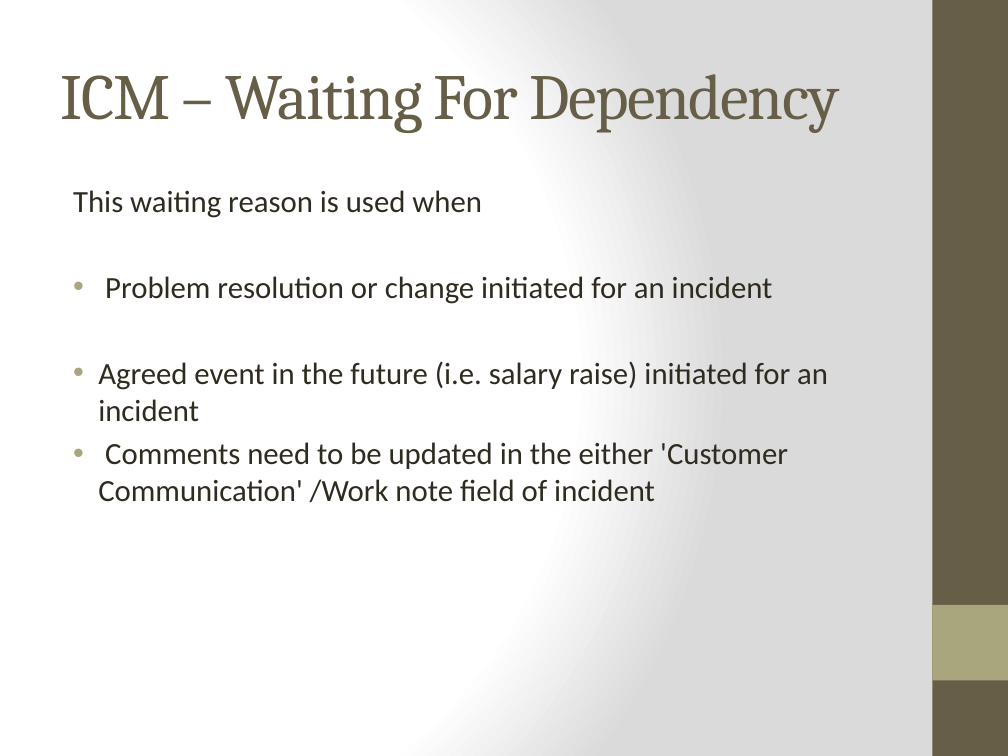
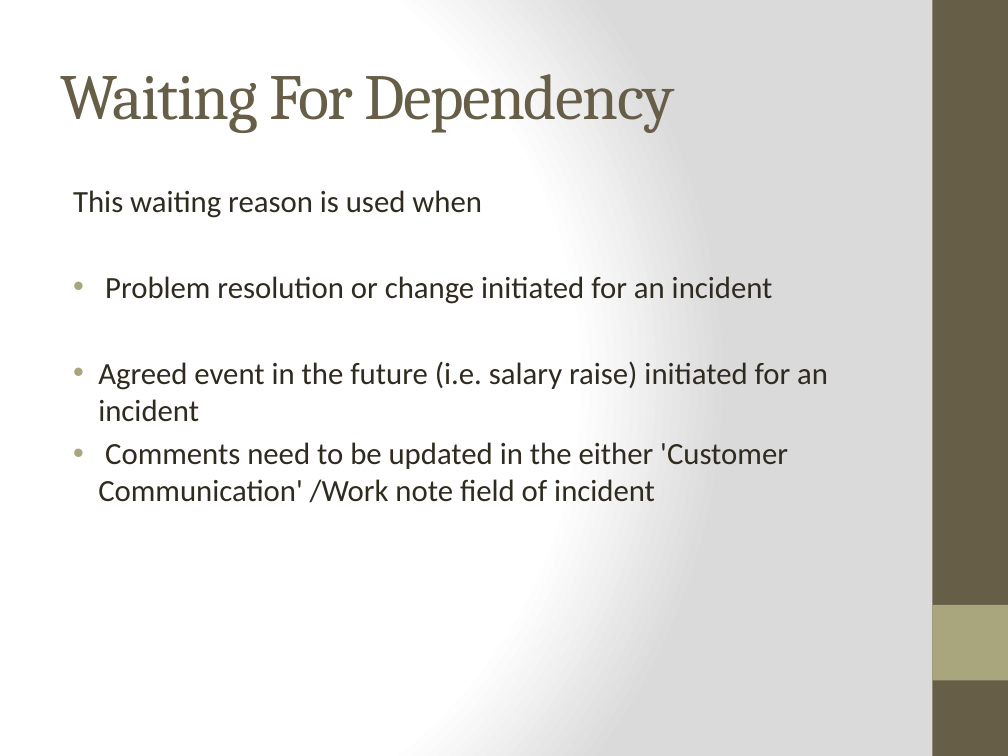
Before and after one commit to Group5LoanApplication/LAp, a slide deck: slide 14 of impm.pptx. Drawn at 1008x756 pixels with LibreOffice and Linux fonts; fonts in the diff are those of the drawing. Boxes give left, top, right and bottom in pixels: in the first picture for what was removed or moved away, otherwise in the second. Text is boxed around its words. In the diff, an @@ line names an element or a change of style, - is before the commit and + after.

```diff
--- a/impm.pptx
+++ b/impm.pptx
@@ title at (x1=60, y1=74, x2=674, y2=133): text changed @@
-ICM – Waiting For Dependency
+Waiting For Dependency
```
Also in this commit, not shown: 2 other slides changed.
